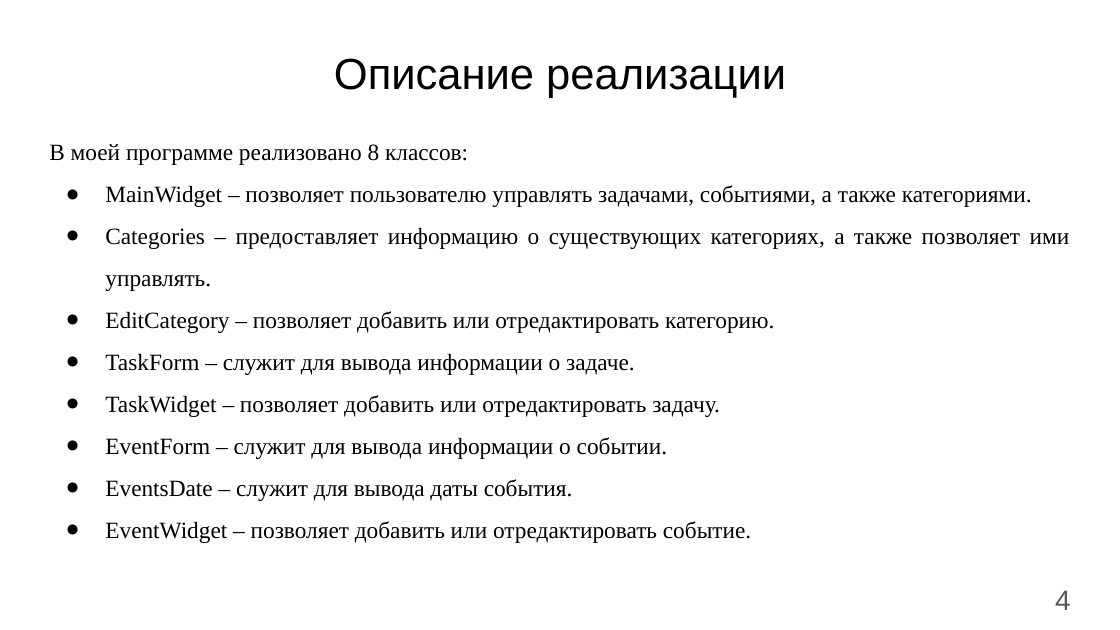
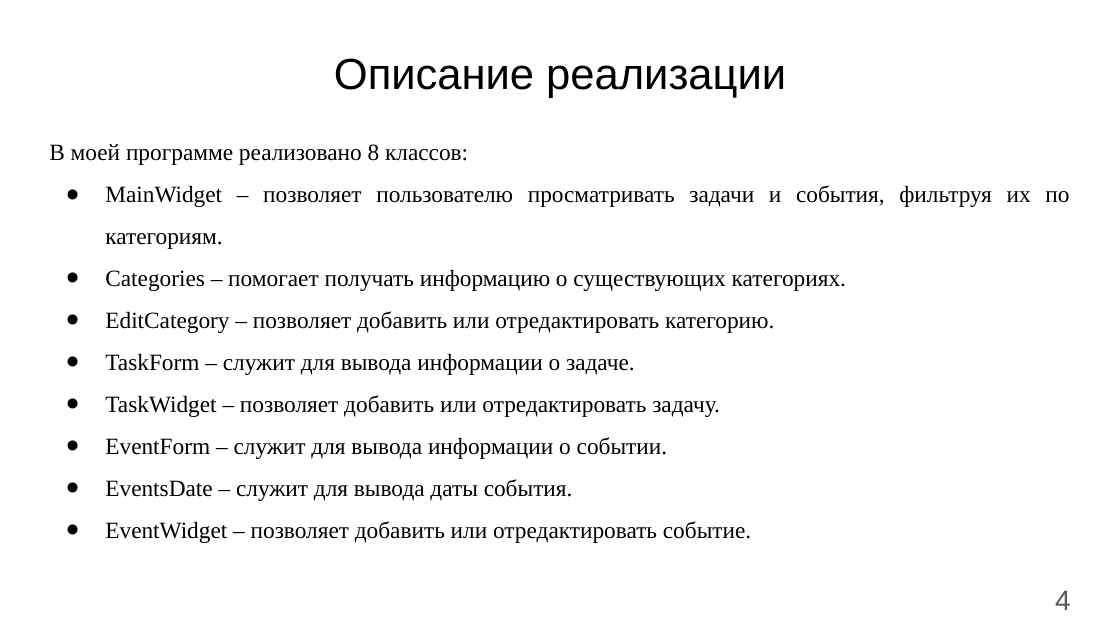
Before and after one commit to SutsuraGod/To-Do-List, a slide deck: slide 4 of Информация о программе/Презентация.pptx. Drawn at 1120x630 pixels with LibreOffice and Linux fonts; fonts in the diff are those of the drawing. Boxes give left, top, right and bottom in pixels: in the first picture for what was removed or moved away, otherwise in the second. Text is boxed around its words. In the diff, an @@ line names an element or a change of style, - is before the commit and + after.

```diff
--- a/Информация о программе/Презентация.pptx
+++ b/Информация о программе/Презентация.pptx
@@ subtitle at <box>105,185,1069,291</box>: text changed @@
-● MainWidget – позволяет пользователю управлять задачами, событиями, а также категориями.
-● Categories – предоставляет информацию о существующих категориях, а также позволяет ими управлять.
+● MainWidget – позволяет пользователю просматривать задачи и события, фильтруя их по категориям.
+● Categories – помогает получать информацию о существующих категориях.
```
Also in this commit, not shown: 1 other slide changed, 3 other files.
